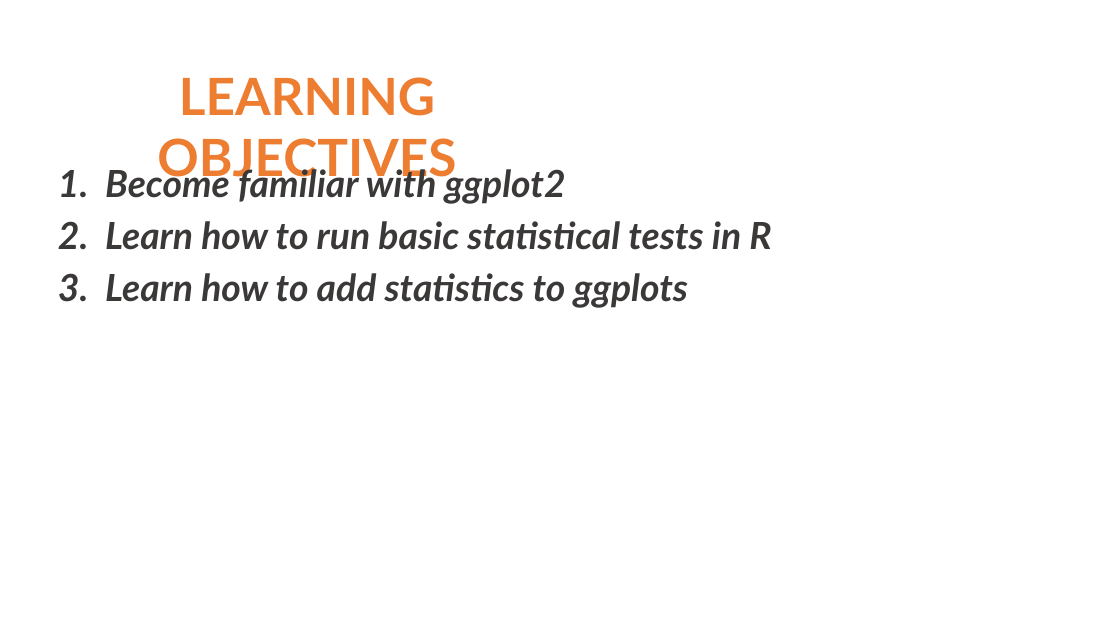
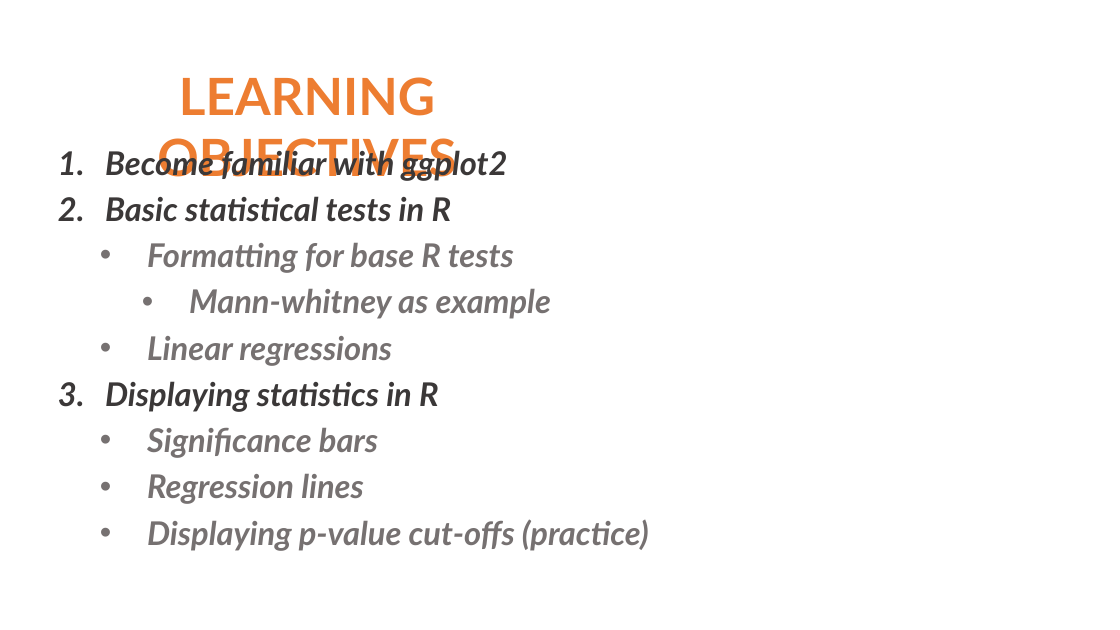
Before and after one commit to sam-a-lee/mmid_ggplot_workship, a slide deck: slide 3 of 2022-01-10_MMID_slides.pptx. Drawn at 1120x630 pixels with LibreOffice and Linux fonts; fonts in the diff are those of the drawing. Boxes give left, top, right and bottom in pixels: in the first picture for what was removed or moved away, otherwise in the second. Text is boxed around its words. In the diff, an @@ line names an element or a change of style, - is before the commit and + after.

Commit message:
updated slides

```diff
--- a/2022-01-10_MMID_slides.pptx
+++ b/2022-01-10_MMID_slides.pptx
@@ text "Become familiar with ggplot2": place and size @@
-text "Become familiar with ggplot2" at bbox=[105, 165, 771, 308]
+text "Become familiar with ggplot2" at bbox=[105, 146, 649, 551]
@@ text at bbox=[105, 146, 508, 181]: size 32 to 28 pt in "Become familiar with ggplot2" @@
@@ text at bbox=[105, 196, 649, 551]: text changed; size 32 to 28 pt; text colour #3B3838 to #767171 @@
-2. Learn how to run basic statistical tests in R
-3. Learn how to add statistics to ggplots
+2. Basic statistical tests in R
+  • Formatting for base R tests
+    • Mann-whitney as example
+  • Linear regressions
+3. Displaying statistics in R
+  • Significance bars
+  • Regression lines
+  • Displaying p-value cut-offs (practice)
```
Also in this commit, not shown: 1 other slide changed, 4 slides removed.
